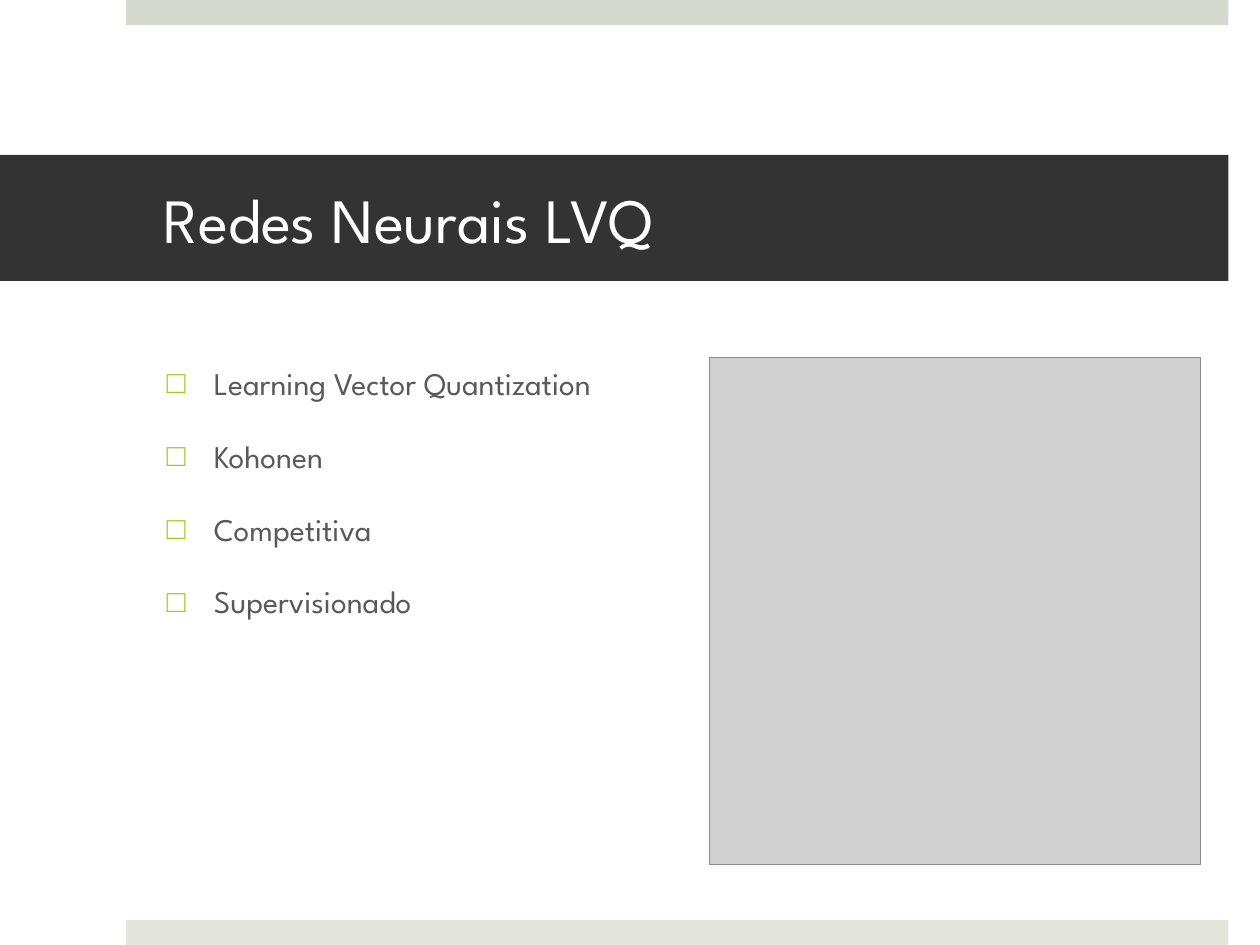
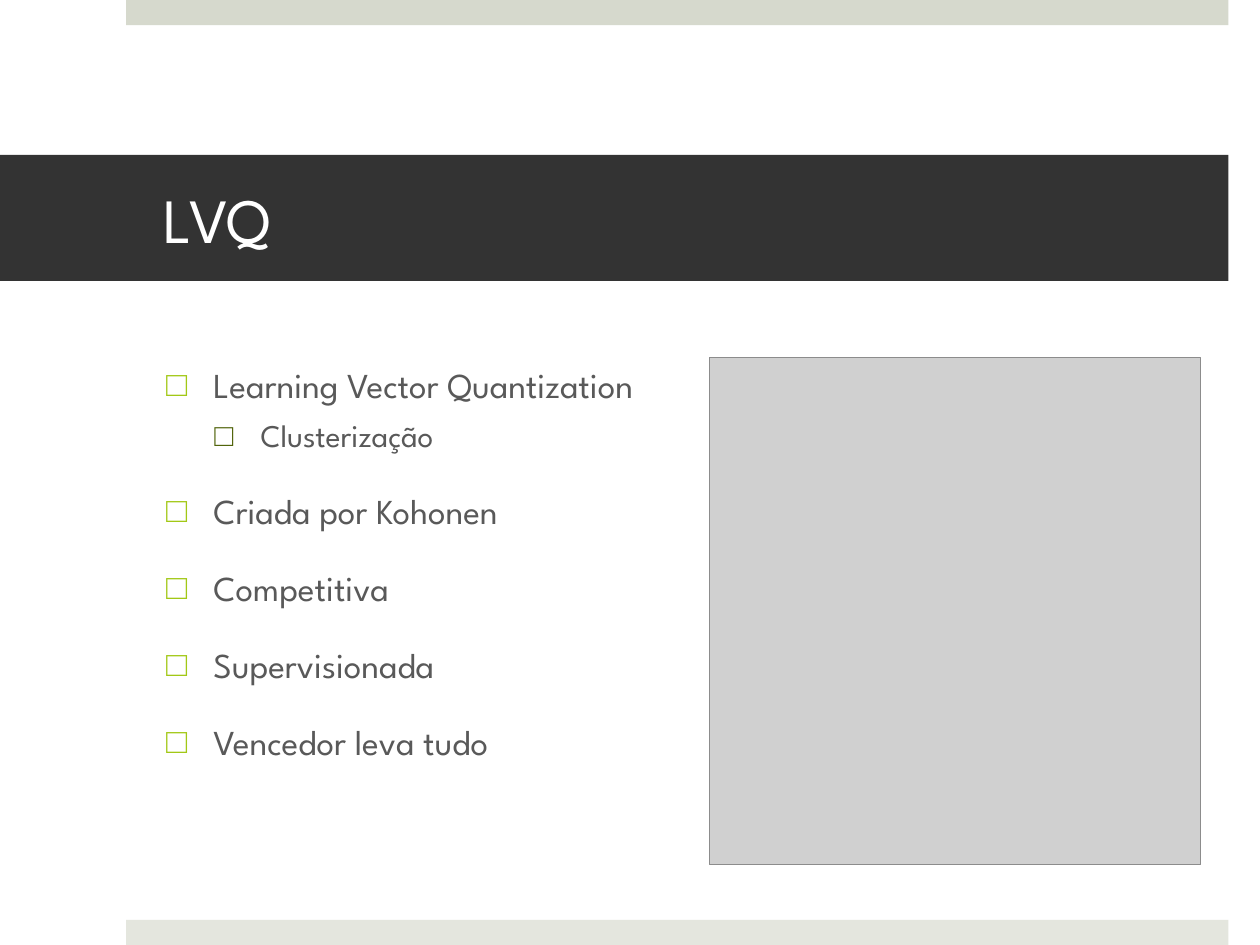
Before and after one commit to MarioBajr/Redes-Neurais, a slide deck: slide 6 of projeto PI.pptx (slide 5 before the commit). Drawn at 1260x945 pixels with LibreOffice and Linux fonts; fonts in the diff are those of the drawing; grey boxes stand for pictures. Boxes give left, top, right and bottom in pixels: in the first picture for what was removed or moved away, otherwise in the second. Text is boxed around its words. In the diff, an @@ line names an element or a change of style, - is before the commit and + after.

```diff
--- a/projeto PI.pptx
+++ b/projeto PI.pptx
@@ title at [164,200,271,250]: text changed @@
-Redes Neurais LVQ
+LVQ
@@ text at [213,374,633,609]: size 18 to 20 pt in "Learning Vector Quantization", "Competitiva" @@
@@ text at [213,425,497,532]: text changed; size 18 to 20 pt @@
-□ Kohonen
+  □ Clusterização
+□ Criada por Kohonen
@@ text at [213,654,488,756]: text changed; size 18 to 20 pt @@
-□ Supervisionado
+□ Supervisionada
+□ Vencedor leva tudo
```
Also in this commit, not shown: 6 other slides changed, 20 slides added, 4 slides removed.
